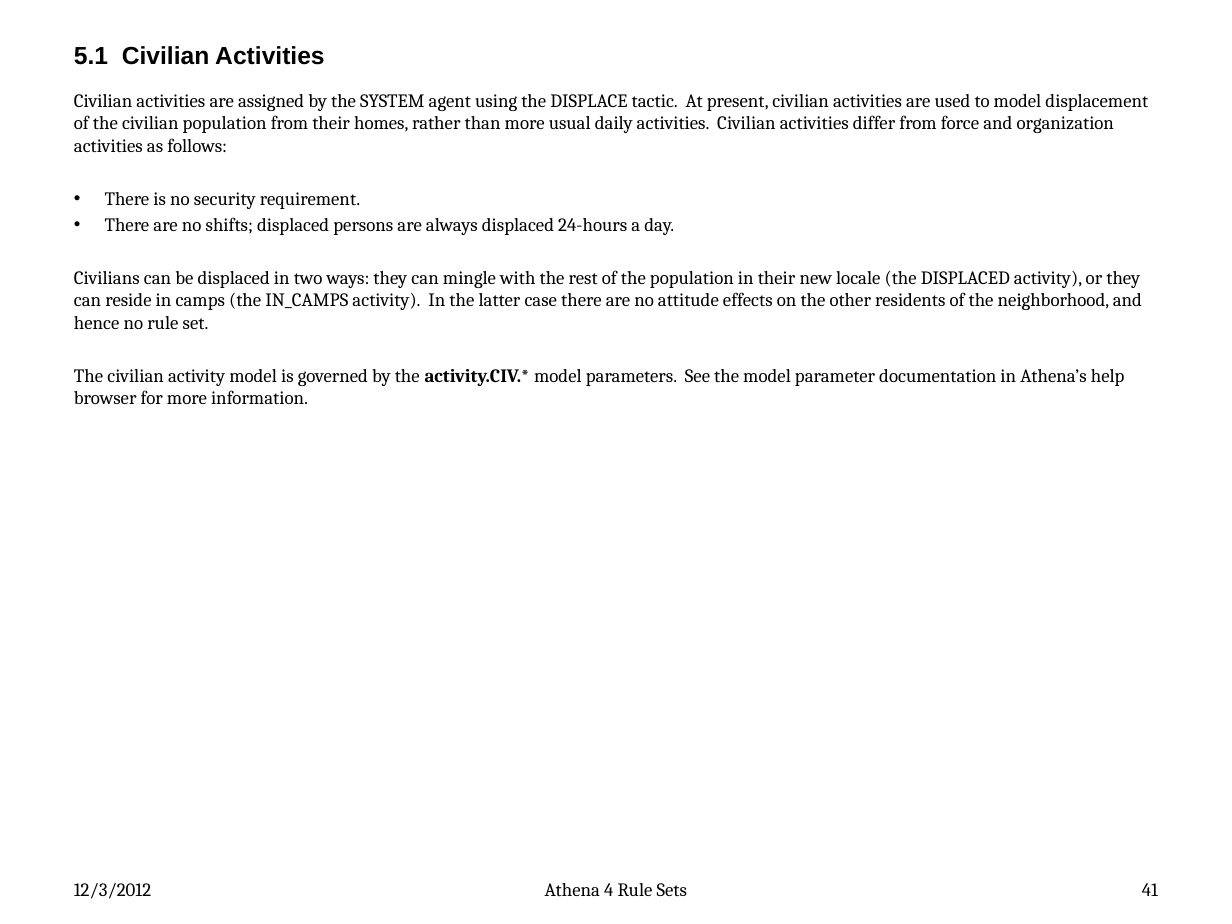
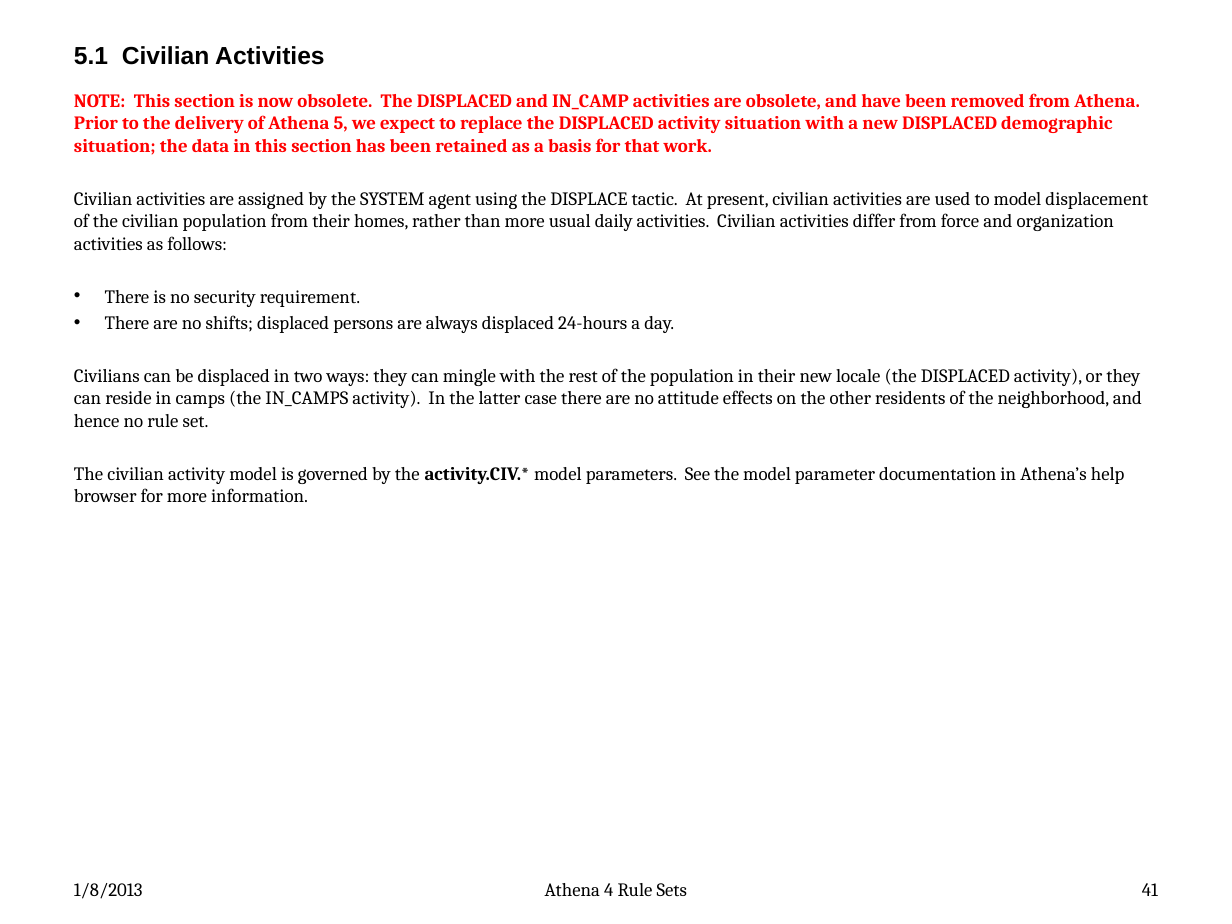
Before and after one commit to AthenaModel/athena-legacy, a slide deck: slide 41 of docs/dev/rules.pptx. Drawn at 1232x924 pixels with LibreOffice and Linux fonts; fonts in the diff are those of the drawing. Boxes give left, top, right and bottom in pixels: in the first picture for what was removed or moved away, otherwise in the second. Text is boxed around its words. In the diff, an @@ line names an element or a change of style, - is before the commit and + after.

```diff
--- a/docs/dev/rules.pptx
+++ b/docs/dev/rules.pptx
@@ text at <box>74,93,1139,155</box>: paragraph added @@
+NOTE: This section is now obsolete. The DISPLACED and IN_CAMP activities are obsolete, and have been removed from Athena. Prior to the delivery of Athena 5, we expect to replace the DISPLACED activity situation with a new DISPLACED demographic situation; the data in this section has been retained as a basis for that work.
@@ text at <box>74,883,143,899</box>: text changed @@
-12/3/2012
+1/8/2013
```
Also in this commit, not shown: 80 other slides changed.
